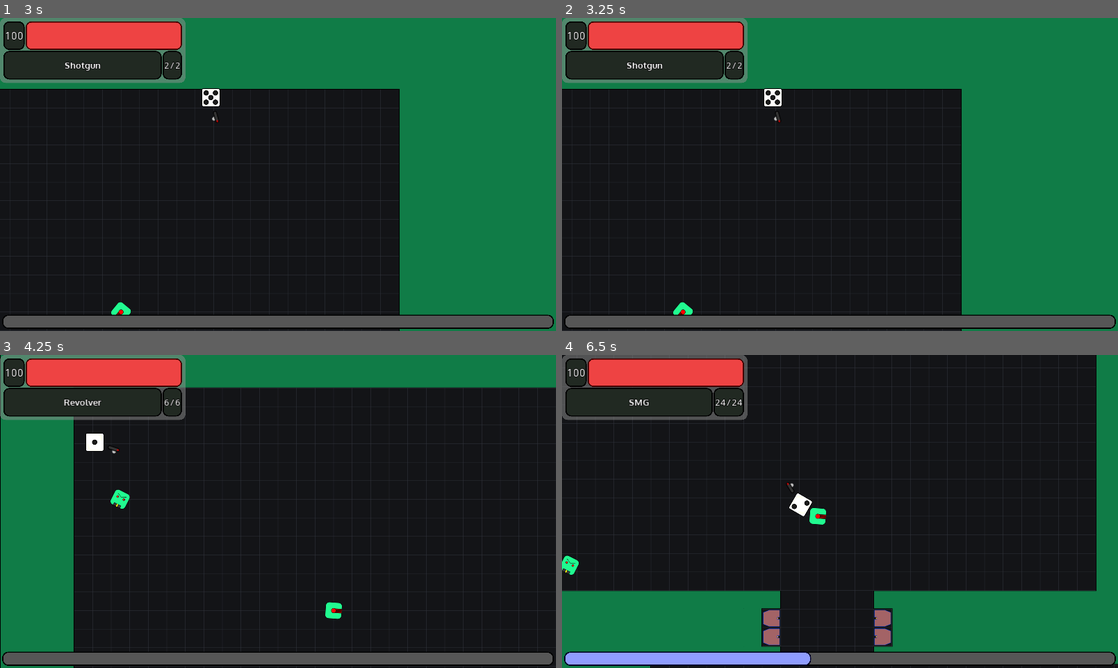
Above: before the commit, frames 1-4 (two rows, left to right).
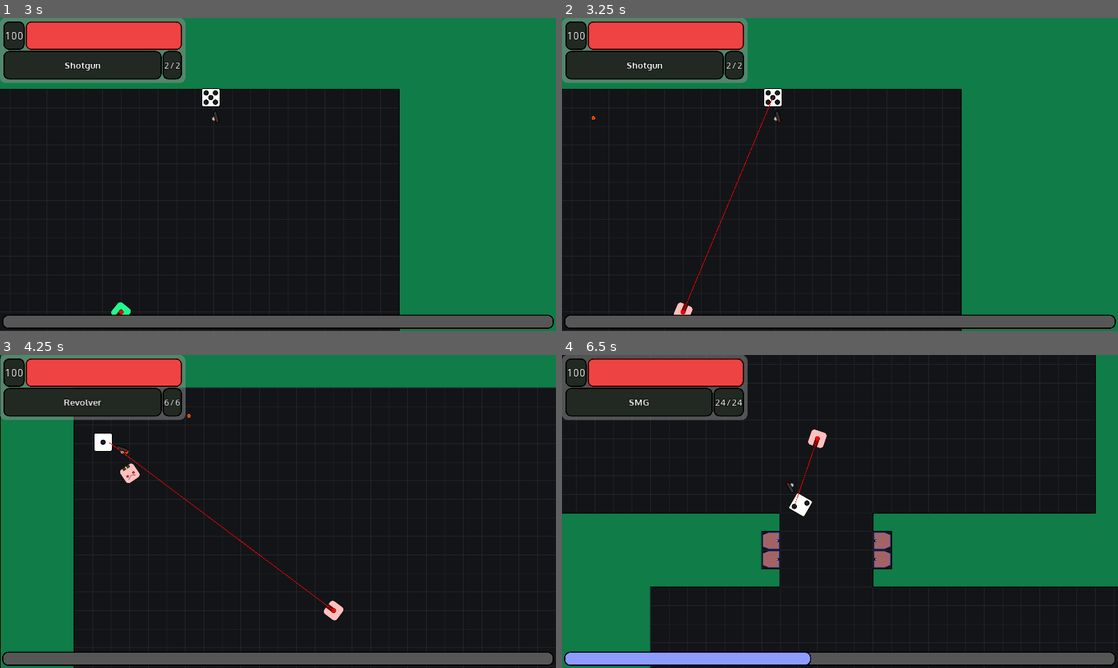
Above: after the commit, the same moments.

Repository: FireSquid6/dodge-roll
Game: Godot game, scene res://scenes/menus/splash_screen/main.tscn
Two runs of this game, one before a commit and one after it. Both use one fixed random seed, a clock stepped at 60 frames per second and the inputs below.
Inputs (mouse positions are in pixels of both pictures, inside the frame that each line leads up to):
- Up to frame 1 (3 s): move the mouse to (400, 158) at 0.52 s; hold D (move_right) 0.53-1.28 s; tap T (pain) at 0.6, 2.85 s; tap Enter at 1.25 s; move the mouse to (166, 190) at 1.27 s; hold S (move_down) 1.28-2.03 s; right-click (166, 190) at 1.35 s; move the mouse to (333, 105) at 2.02 s; press the mouse at (333, 105) at 2.03 s; hold D (move_right) 2.03-2.78 s; move the mouse to (250, 237) at 2.77 s; release the mouse at (250, 237) at 2.78 s; hold Up (move_up) from 2.78 s (still down)
- Up to frame 2 (3.25 s): keep holding Up (move_up)
- Up to frame 3 (4.25 s): tap R (restart) at 3.5 s; move the mouse to (444, 558) at 3.52 s; release Up (move_up) at 3.53 s; hold A (move_left) from 3.53 s (still down); right-click (444, 558) at 3.6 s
- Up to frame 4 (6.5 s): move the mouse to (673, 464) at 4.27 s; click (673, 464) at 4.35 s; move the mouse to (867, 511) at 5.02 s; release A (move_left) at 5.03 s; hold S (move_down) 5.03-5.78 s; tap T (pain) at 5.1 s; move the mouse to (756, 433) at 5.77 s; hold D (move_right) from 5.78 s (still down); right-click (756, 433) at 5.85 s

Frame 1 is identical in both runs. In frame 2, 0.2% of the frame differs, in the area x 5-38%, y 25-95%; in frame 3, 0.7%; in frame 4, 32%, in the area x 0-100%, y 0-100%.

Commit message:
fix the cursed bug

Diff:
--- a/instances/entities/enemies/charger/charger.tscn
+++ b/instances/entities/enemies/charger/charger.tscn
@@ -35,9 +35,8 @@
 width = 5.0
 default_color = Color( 0.231373, 0.356863, 0.988235, 1 )
 
-[node name="Sprite" type="Sprite" parent="." index="5"]
+[node name="Sprite" type="Sprite" parent="." index="4"]
 use_parent_material = true
 texture = ExtResource( 5 )
 
 [connection signal="timeout" from="StateMachine/StateExploding/Timer" to="StateMachine/StateExploding" method="_on_Timer_timeout"]
-[connection signal="player_lost" from="Sightline" to="StateMachine/StateCharging" method="_on_Sightline_player_lost"]
--- a/instances/entities/enemies/charger/state_charging.gd
+++ b/instances/entities/enemies/charger/state_charging.gd
@@ -3,6 +3,11 @@
 
 export var distance_threshold = 96
 export var spd = 800
+
+
+func _enter(args := []):
+	if !enemy.sightline.is_connected("player_lost", self, "_on_Sightline_player_lost"):
+		enemy.sightline.connect("player_lost", self, "_on_Sightline_player_lost")
 
 
 func _on_Sightline_player_lost():
--- a/instances/entities/enemies/enemy.gd
+++ b/instances/entities/enemies/enemy.gd
@@ -5,12 +5,11 @@
 export(NodePath) var animation_player_path = ""
 onready var animation_player: AnimationPlayer = get_node(animation_player_path)
 onready var state_machine = get_node("StateMachine")
-onready var sightline = get_node("Sightline")
 onready var modulated: Node2D = get_node("Modulated")
-onready var sightline_scene = preload("res://instances/entities/enemies/sightline/signtline.tscn")
 
 export var reflex = 0.5
 export var sight = 1024
+var sightline: Sightline
 
 const attack_color = Color("FFC0BF")
 const idle_color = Color("21FA90")
@@ -19,15 +18,19 @@
 func _enter_tree():
 	connect("die", self, "enemy_dead")
 
-
-func _ready():
-	var new_sightline: Sightline = sightline_scene.instance()
-	add_child(new_sightline)
-	new_sightline.reflex = reflex
-	new_sightline.sight_distance = sight
+	sightline = preload("res://instances/entities/enemies/sightline/signtline.tscn").instance()
+	add_child(sightline)
+	sightline.reflex = reflex
+	sightline.sight_distance = sight
 
 
 func _physics_process(delta):
+	# move obstruction checkers
+	var obstruction_shape: SegmentShape2D = SegmentShape2D.new()
+	obstruction_shape.a = position
+	obstruction_shape.b = Global.player.global_position
+	sightline.obstruction_checker.get_node("CollisionShape2D").shape = obstruction_shape
+
 	# run through states
 	if state_machine:
 		state_machine.process_states(delta)
--- a/instances/entities/enemies/grunt/grunt.tscn
+++ b/instances/entities/enemies/grunt/grunt.tscn
@@ -24,8 +24,6 @@
 [node name="CollisionShape2D" type="CollisionShape2D" parent="." index="1"]
 shape = SubResource( 1 )
 
-[node name="Details" type="Sprite" parent="." index="4"]
+[node name="Details" type="Sprite" parent="." index="3"]
 use_parent_material = true
 texture = ExtResource( 5 )
-
-[connection signal="player_lost" from="Sightline" to="StateMachine/StateAttack" method="_on_Sightline_player_lost"]
--- a/instances/entities/enemies/grunt/state_attack.gd
+++ b/instances/entities/enemies/grunt/state_attack.gd
@@ -10,7 +10,8 @@
 
 
 func _enter(args := []):
-
+	if !enemy.sightline.is_connected("player_lost", self, "_on_Sightline_player_lost"):
+		enemy.sightline.connect("player_lost", self, "_on_Sightline_player_lost")
 	weapon.equip($WeaponTimer)
 
 
--- a/instances/entities/enemies/sightline/sightline.gd
+++ b/instances/entities/enemies/sightline/sightline.gd
@@ -7,22 +7,23 @@
 onready var obstruction_checker: Area2D = get_node("Node/ObstructionChecker")
 var reflex = 0.5
 var sight_distance = 1024
+var player_in_sight = false
+
+
+signal player_spotted()
+signal player_lost()
+
 
 func _ready():
 	# setup nodes
 	var range_shape = range_checker.get_node("CollisionShape2D").shape as CircleShape2D
 	range_shape.radius = sight_distance
+	reflex_timer.wait_time = reflex
 
 
 func _physics_process(delta):
 	# MOVE
 	global_rotation = 0
-	var obstruction_shape: SegmentShape2D = obstruction_checker.get_node("CollisionShape2D").shape
-	print(global_position)
-	obstruction_shape.a = global_position
-	print(obstruction_shape.a)
-	print("\n")
-	obstruction_shape.b = Global.player.global_position
 
 	# CHECK
 	# check if the player is in range
@@ -32,3 +33,19 @@
 			in_range = true
 
 	# check if there are obstructions in the way
+	var obstructed = (len(obstruction_checker.get_overlapping_bodies()) > 0)
+
+	# SIGNAL
+	if in_range and !obstructed:
+		if reflex_timer.is_stopped() and !player_in_sight:
+			reflex_timer.start()
+	elif player_in_sight:
+		player_in_sight = false
+		emit_signal("player_lost")
+		if !reflex_timer.is_stopped():
+			reflex_timer.stop()
+
+
+func _on_Reflex_timeout():
+	player_in_sight = true
+	emit_signal("player_spotted")
--- a/instances/entities/enemies/sightline/signtline.tscn
+++ b/instances/entities/enemies/sightline/signtline.tscn
@@ -12,6 +12,7 @@
 [node name="Node" type="Node" parent="."]
 
 [node name="ObstructionChecker" type="Area2D" parent="Node"]
+collision_layer = 0
 
 [node name="CollisionShape2D" type="CollisionShape2D" parent="Node/ObstructionChecker"]
 modulate = Color( 0.0313726, 1, 0, 1 )
@@ -27,4 +28,4 @@
 [node name="Reflex" type="Timer" parent="."]
 one_shot = true
 
-[connection signal="timeout" from="Reflex" to="RangeChecker" method="_on_Reflex_timeout"]
+[connection signal="timeout" from="Reflex" to="." method="_on_Reflex_timeout"]
--- a/instances/entities/enemies/sniper/sniper.tscn
+++ b/instances/entities/enemies/sniper/sniper.tscn
@@ -35,11 +35,7 @@
 width = 2.0
 default_color = Color( 1, 0, 0, 1 )
 
-[node name="Sightline" parent="." index="2"]
-reflex = 0.1
-sight_distance = 1540
-
-[node name="Details" type="Sprite" parent="." index="4"]
+[node name="Details" type="Sprite" parent="." index="3"]
 use_parent_material = true
 texture = ExtResource( 4 )
 
--- a/instances/entities/enemies/sniper/state_search.gd
+++ b/instances/entities/enemies/sniper/state_search.gd
@@ -8,6 +8,9 @@
 
 
 func _enter(args := []):
+	if !enemy.sightline.is_connected("player_lost", self, "_on_Sightline_player_lost"):
+		enemy.sightline.connect("player_lost", self, "_on_Sightline_player_lost")
+
 	weapon.equip(weapon_timer)
 	tracking_timer.start()
 
--- a/instances/entities/enemies/state_idle.gd
+++ b/instances/entities/enemies/state_idle.gd
@@ -16,6 +16,10 @@
 
 
 func _enter(args := []):
+	# connect signals
+	if !enemy.sightline.is_connected("player_spotted", self, "_on_Sightline_player_spotted"):
+		enemy.sightline.connect("player_spotted", self, "_on_Sightline_player_spotted")
+
 	# stupid dumb workaround for my stupid dumb code
 	if len(args) == 0:
 		Sound.play_sfx(preload("res://sounds/sfx/deactivate.wav"))
--- /dev/null
+++ b/scenes/test.tscn
@@ -0,0 +1,40 @@
+[gd_scene load_steps=7 format=2]
+
+[ext_resource path="res://instances/entities/enemies/grunt/grunt.tscn" type="PackedScene" id=1]
+[ext_resource path="res://instances/entities/player/player.tscn" type="PackedScene" id=2]
+[ext_resource path="res://instances/world.gd" type="Script" id=3]
+[ext_resource path="res://instances/tilemaps/walls/walls.tscn" type="PackedScene" id=4]
+[ext_resource path="res://instances/tilemaps/inverse_walls/inverse_walls.tscn" type="PackedScene" id=5]
+[ext_resource path="res://instances/tilemaps/floor/floor.tscn" type="PackedScene" id=6]
+
+[node name="Node2D" type="Node2D"]
+
+[node name="Player" parent="." instance=ExtResource( 2 )]
+
+[node name="Grunt" parent="." instance=ExtResource( 1 )]
+position = Vector2( 676, 112 )
+
+[node name="Grunt2" parent="." instance=ExtResource( 1 )]
+position = Vector2( 12, -312 )
+
+[node name="Grunt3" parent="." instance=ExtResource( 1 )]
+position = Vector2( -304, 396 )
+
+[node name="World" type="Navigation2D" parent="."]
+z_index = -2
+script = ExtResource( 3 )
+__meta__ = {
+"_edit_group_": true,
+"_edit_lock_": true
+}
+
+[node name="Floor" parent="World" instance=ExtResource( 6 )]
+collision_layer = 0
+collision_mask = 0
+
+[node name="Walls" parent="World" instance=ExtResource( 4 )]
+
+[node name="InverseWalls" parent="World" instance=ExtResource( 5 )]
+visible = false
+collision_layer = 0
+collision_mask = 0
Not shown, changed: .mono/metadata/ide_messaging_meta.txt
